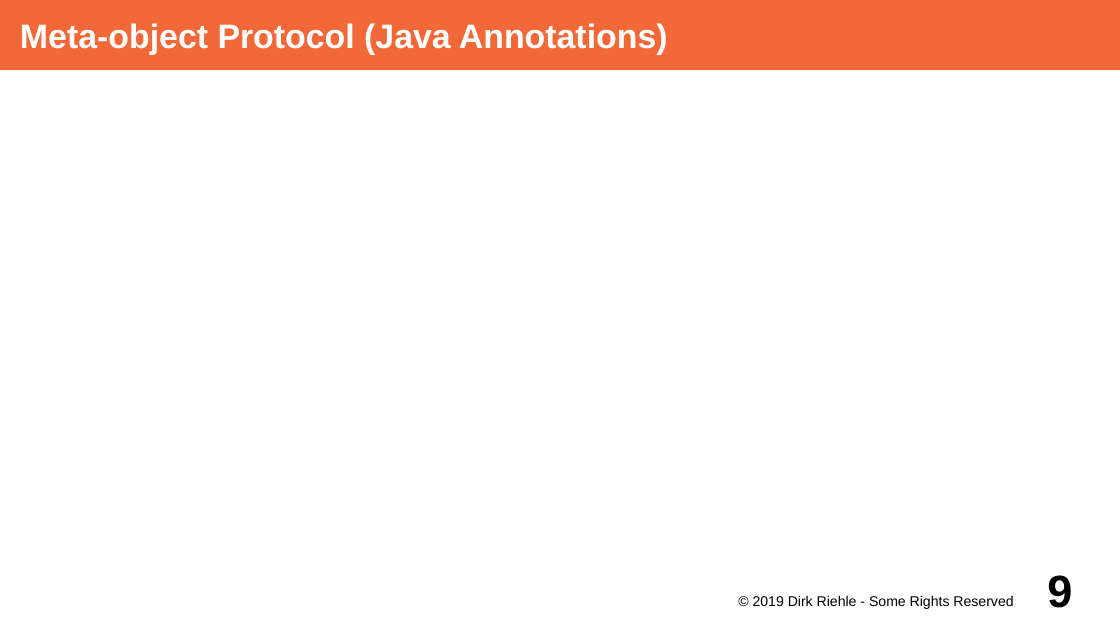
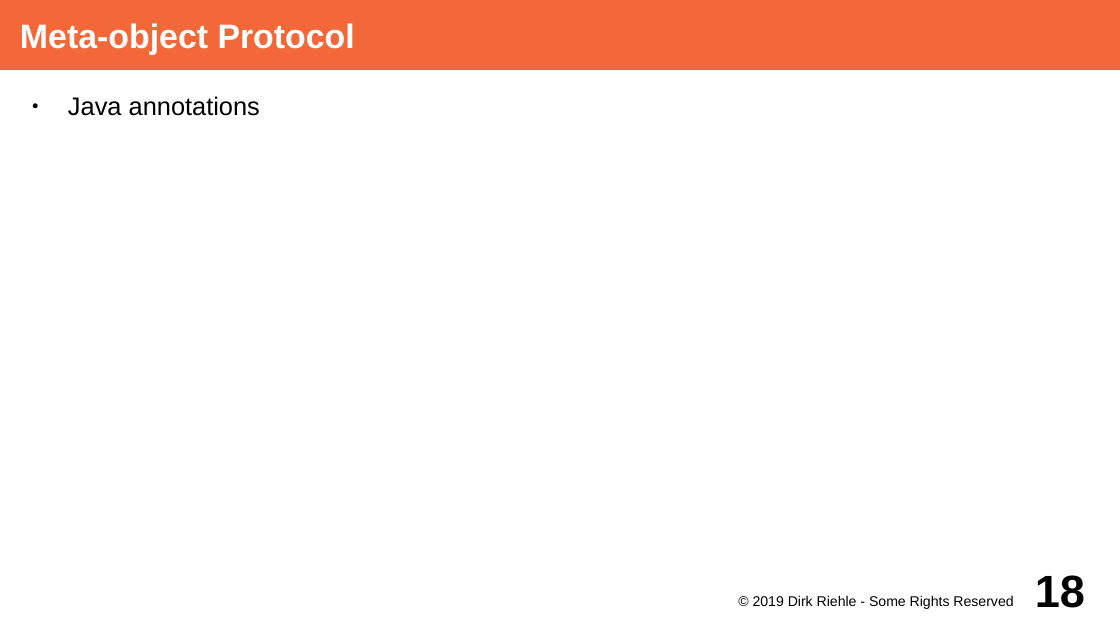
Before and after one commit to dirkriehle/adap-course, a slide deck: slide 18 of Lecture Slides/ADAP C12 - Object-oriented Frameworks.odp (slide 9 before the commit). Drawn at 1120x630 pixels with LibreOffice and Linux fonts; fonts in the diff are those of the drawing. Boxes give left, top, right and bottom in pixels: in the first picture for what was removed or moved away, otherwise in the second. Text is boxed around its words. In the diff, an @@ line names an element or a change of style, - is before the commit and + after.

Commit message:
Some progress on final slide deck re: object oriented frameworks

```diff
--- a/Lecture Slides/ADAP C12 - Object-oriented Frameworks.odp
+++ b/Lecture Slides/ADAP C12 - Object-oriented Frameworks.odp
@@ title at <box>20,23,355,55</box>: text changed @@
-Meta-object Protocol (Java Annotations)
+Meta-object Protocol
@@ text added at <box>68,96,260,116</box>, 18 pt, text #000000 @@
+● Java annotations
@@ page number at <box>1035,575,1085,608</box>: text changed @@
-9
+18
```
Also in this commit, not shown: 6 other slides changed, 8 slides added, 1 slide removed, 1 other file.
